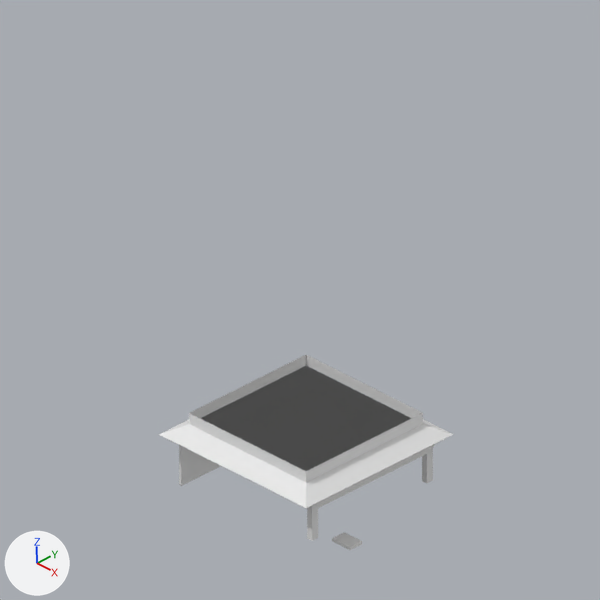
The Blender file img/blend/fastfood.blend, before and after one commit.
The view is the same before and after, from the file's camera 'CAMERA'. The lights are fixed; the arrows at lower left show +X, +Y and +Z. The same objects are shown in both versions, whatever each file hides.

Names of what the first picture shows: 'Cube.002', 'Cube.003', 'back.wall', 'front.bigPillar', 'front.bigPillar.001'.
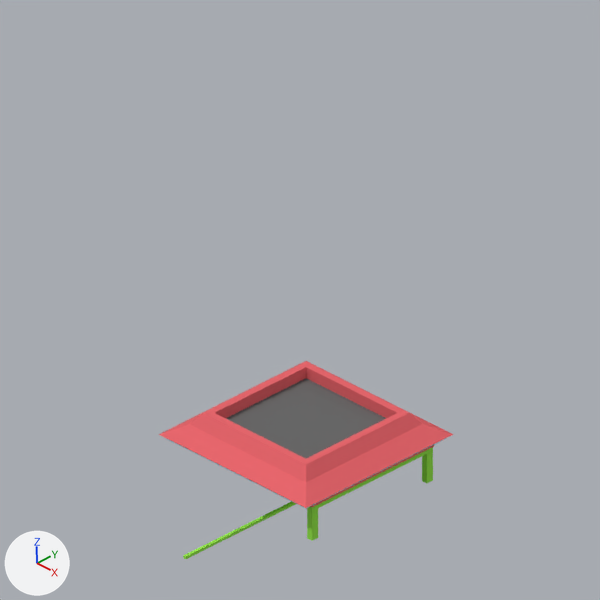
Where the newer file only moved an object's origin or applied its transform, the numbers keep the older frame.

Boxes [x1, y1, x2, y2] around the edits, measured in the pictures (600 x 600 px):
'Cube.003', reshaped
    before: [159, 355, 453, 508]
    after: [159, 361, 453, 508]
'Cube.002', recoloured
    both: [166, 366, 446, 508]
'back.wall', recoloured, mesh rescaled
    before: [179, 445, 220, 486]
    after: [183, 501, 296, 559]
'front.bigPillar', recoloured (grey to green)
    both: [307, 509, 318, 541]
'front.bigPillar.001', recoloured (grey to green)
    both: [422, 451, 433, 483]
part 1 of me_cube_018, built on
    before: [189, 355, 423, 482]
    after: [190, 362, 422, 482]
part 2 of me_cube_018, recoloured (white to red)
    both: [159, 419, 453, 508]

Diff of the bpy script that builds the scene:
```diff
--- a/img/blend/fastfood.blend.py
+++ b/img/blend/fastfood.blend.py
@@ mat_material @@
+mat_material = diffuse_material('Material')
+mat_material.base_color = (0.312, 0.8, 0.075)  # green #98e74d
@@ mat_material_005 @@
+mat_material_005 = diffuse_material('Material.005')
+mat_material_005.base_color = (0.0528, 0.874, 1.0)  # cyan #41f0ff
@@ mat_material_009 @@
+mat_material_009 = diffuse_material('Material.009')
+mat_material_009.base_color = (0.146, 0.146, 0.146)  # dark grey #6b6b6b
@@ mat_material_006 @@
+mat_material_006 = diffuse_material('Material.006')
+mat_material_006.base_color = (0.8, 0.136, 0.154)  # red #e7676d
@@ me_cube_018 @@
 # used by ob_cube_003; location = (-0.75, 1.25, 3.6); scale = (1.11, 1.22, 0.15)
-me_cube_018.from_pydata(...)  # 12 vertices, 9 faces; spans x -5.5..5.5, y -5.0..5.0, z 0.0..9.72
+me_cube_018.from_pydata(...)  # 20 vertices, 18 faces; spans x -5.5..5.5, y -5.0..5.0, z 0.0..9.72
+# me_cube_018 part 1
+# 4 vertices move from x -4.36..4.36, y -3.96..3.96, z 9.72 to x -3.85..3.85, y -3.5..3.5, z 9.72
+# 8 vertices are added at x -3.42..3.42, y -3.11..3.11, z 4.72..9.72
+# 8 new faces join them, mat_material_006 (red #e7676d)
+# 1 new face joins them, mat_material_009 (dark grey #6b6b6b)
+# me_cube_018 part 2: 9 faces spanning x -5.5..5.5, y -5.0..5.0, z 0.0..9.72 switch from no material to mat_material_006 (red #e7676d)
+me_cube_018.materials.append(mat_material_009)  # dark grey #6b6b6b
@@ me_cube_013 @@
 me_cube_013.from_pydata(...)  # 8 vertices, 6 faces; spans x -5.5..5.5, y -5.0..5.0, z -0.08..2.0
+me_cube_013.materials.append(mat_material_005)  # cyan #41f0ff
@@ me_cube_001 @@
 me_cube_001.from_pydata(...)  # 8 vertices, 6 faces; spans x -2.0..0.0, y 0.0..2.0, z 0.0..2.3
+me_cube_001.materials.append(mat_material)  # green #98e74d
@@ me_cube @@
 me_cube.from_pydata(...)  # 8 vertices, 6 faces; spans x -2.0..0.0, y 0.0..2.0, z 0.0..2.3
+me_cube.materials.append(mat_material)  # green #98e74d
@@ me_cube_019 @@
 me_cube_019.from_pydata(...)  # 8 vertices, 6 faces; spans x 0.0..0.2, y -9.85..0.0, z 0.0..0.18
 # used by ob_back_wall; location = (-6.25, 6.25, 0.0); scale = (1.0, 1.02, 15.0)
+# me_cube_019 part 3: the whole mesh is scaled about its middle by (1, 0.946, 0.0667), then moved by (6.25, -6.08, -0.08)
+me_cube_019.materials.append(mat_material)  # green #98e74d
```
